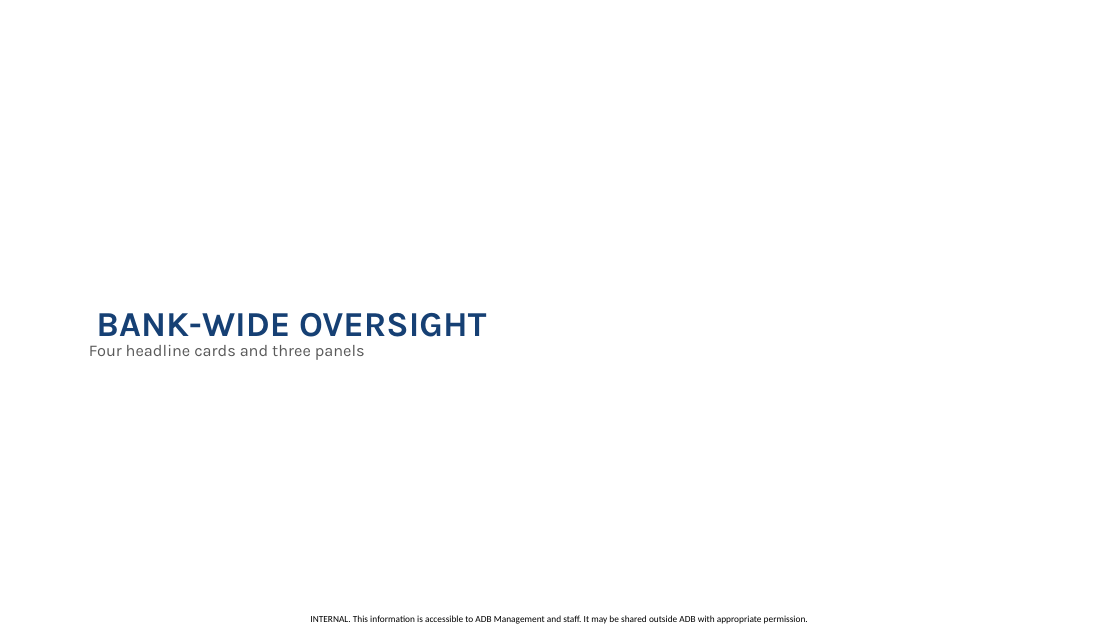
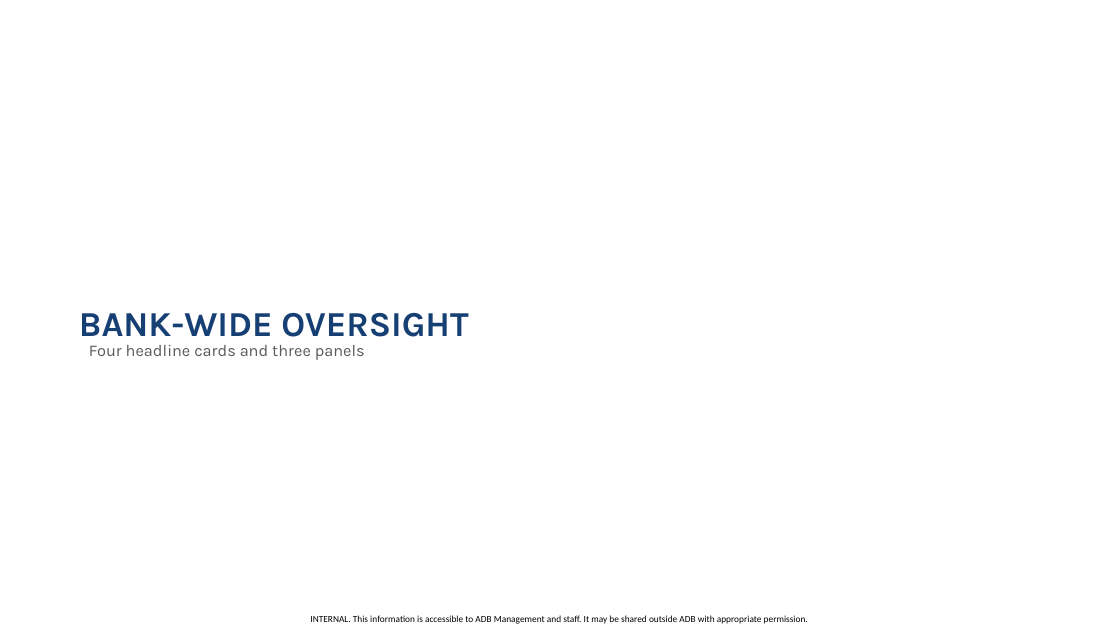
Before and after one commit to perezfiles01-droid/Jim, a slide deck: slide 6 of EDRMS_R2026.4_Requirements_Reconfirmation.pptx. Drawn at 1120x630 pixels with LibreOffice and Linux fonts; fonts in the diff are those of the drawing; background and template pictures are left out. Boxes give left, top, right and bottom in pixels: in the first picture for what was removed or moved away, otherwise in the second. Text is boxed around its words. In the diff, an @@ line names an element or a change of style, - is before the commit and + after.

```diff
--- a/EDRMS_R2026.4_Requirements_Reconfirmation.pptx
+++ b/EDRMS_R2026.4_Requirements_Reconfirmation.pptx
@@ title "BANK-WIDE OVERSIGHT": place and size @@
-title "BANK-WIDE OVERSIGHT" at [96,313,486,337]
+title "BANK-WIDE OVERSIGHT" at [79,313,468,337]
```
Also in this commit, not shown: 18 other slides changed, 1 slide added, 2 slides removed, 1 other file.
